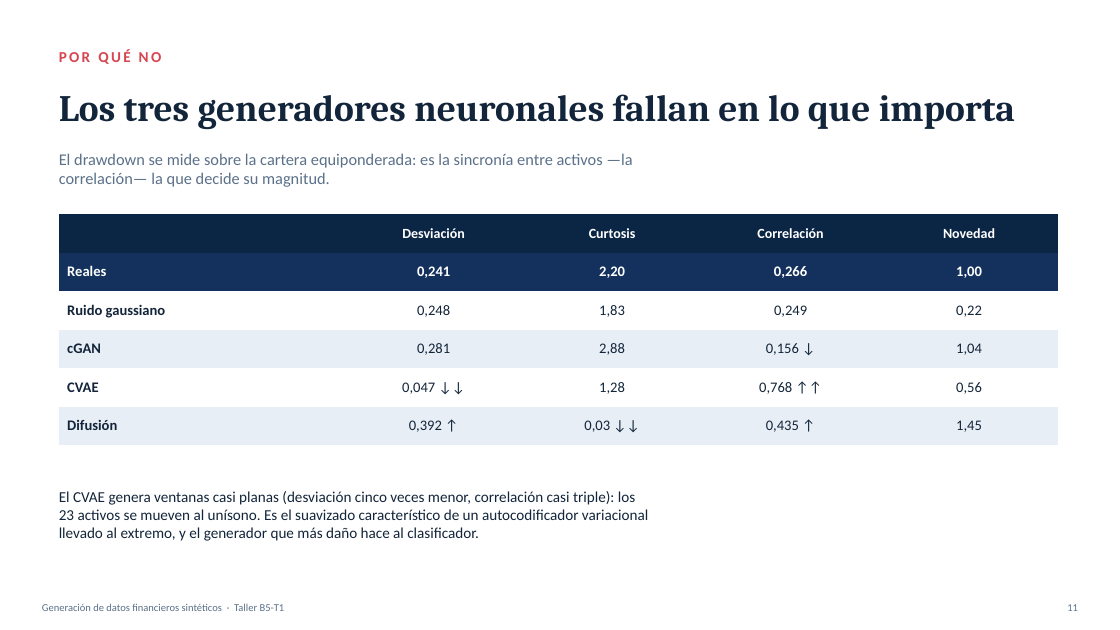
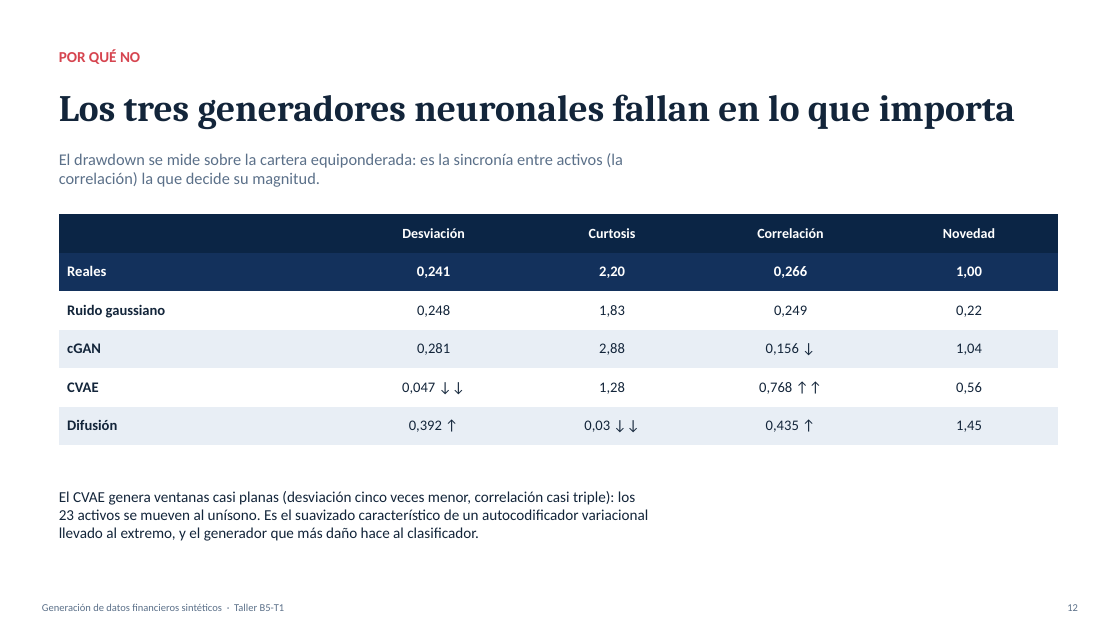
Before and after one commit to raulrodriguezlr/B5-T1, a slide deck: slide 12 of B5-T1_presentacion.pptx (slide 11 before the commit). Drawn at 1120x630 pixels with LibreOffice and Linux fonts; fonts in the diff are those of the drawing. Boxes give left, top, right and bottom in pixels: in the first picture for what was removed or moved away, otherwise in the second. Text is boxed around its words. In the diff, an @@ line names an element or a change of style, - is before the commit and + after.

```diff
--- a/B5-T1_presentacion.pptx
+++ b/B5-T1_presentacion.pptx
@@ text "POR QUÉ NO" at <box>59,49,140,64</box>: letter spacing 2 to 0 pt @@
@@ text at <box>59,153,623,187</box>: text changed @@
-El drawdown se mide sobre la cartera equiponderada: es la sincronía entre activos —la
-correlación— la que decide su magnitud.
+El drawdown se mide sobre la cartera equiponderada: es la sincronía entre activos (la
+correlación) la que decide su magnitud.
@@ table: place and size @@
-table at <box>59,214,1057,445</box>
+table at <box>59,214,1057,490</box>
```
Also in this commit, not shown: 12 other slides changed, 1 slide added, 2 other files.
